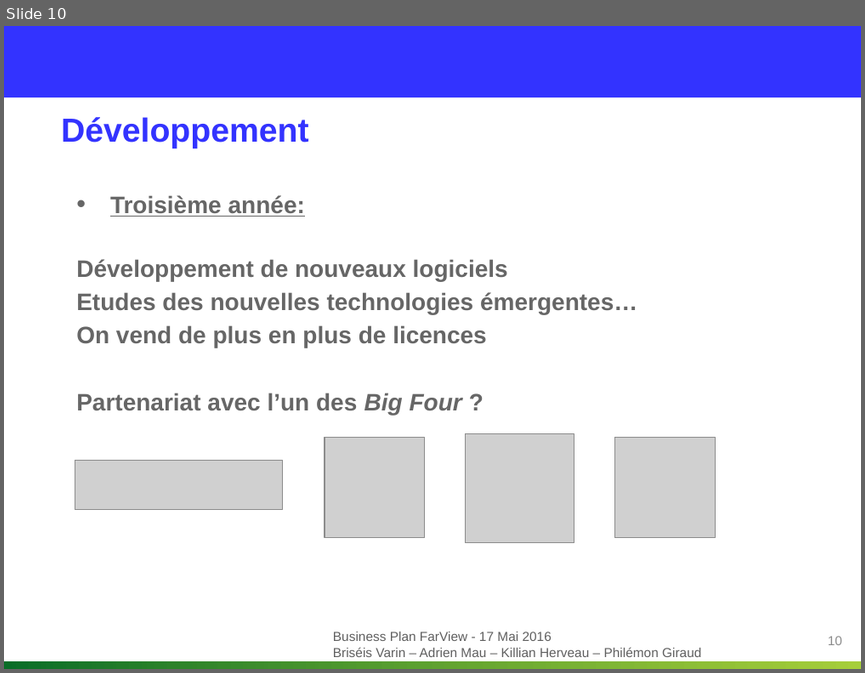
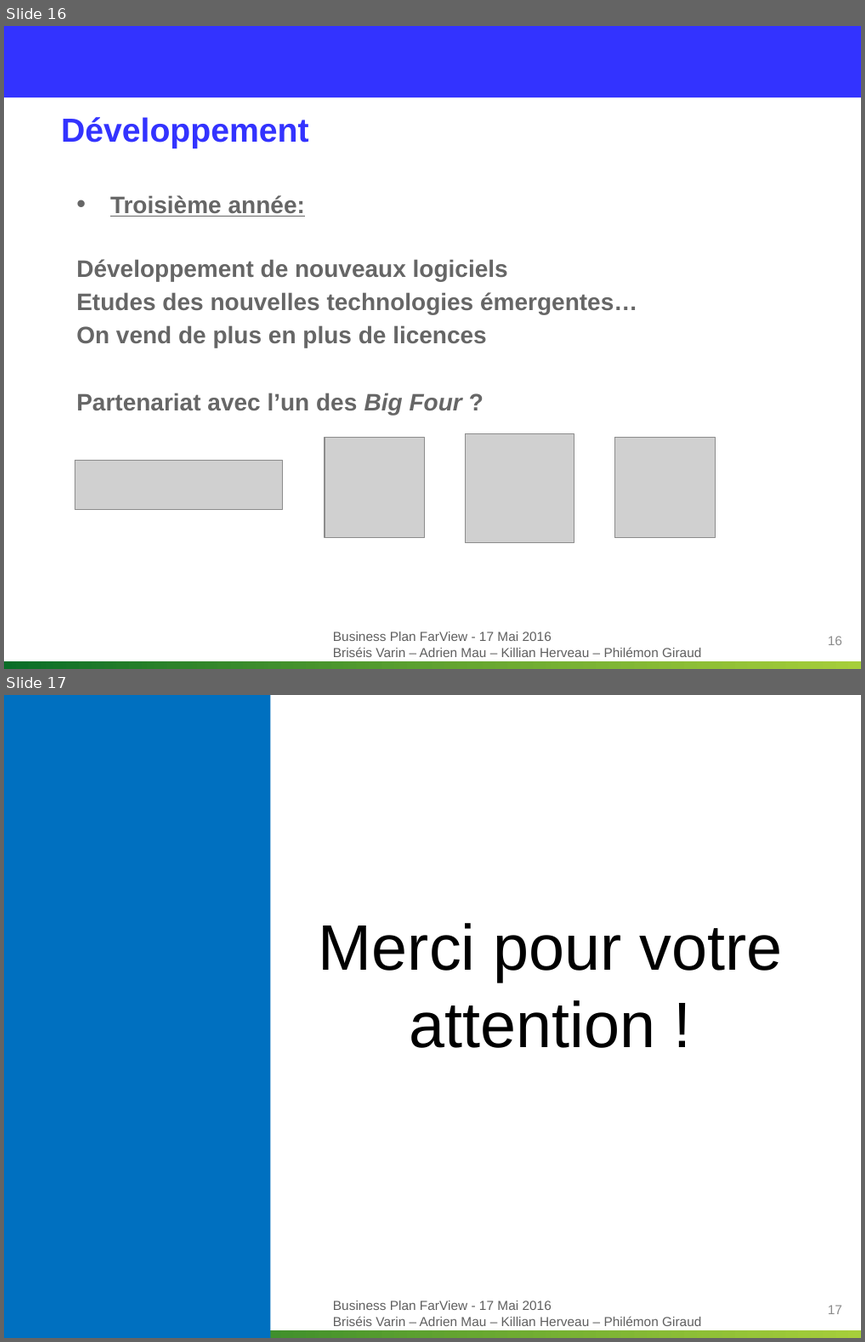
Before and after one commit to Killian-Herveau/PIMS, a slide deck: OppAffaire/Présentation orale/Partie Philémon.pptx. Shown one above the other, each under a label of ours: slide 10 before the commit, slides 16 and 17 after it. The pictures are 865x673 and 865x1342 pixels, drawn with LibreOffice and Linux fonts; fonts in the diff are those of the drawing; grey boxes stand for pictures; background and template pictures are left out. Boxes give left, top, right and bottom in pixels: in the first picture for what was removed or moved away, otherwise in the second. Text is boxed around its words. In the diff, an @@ line names an element or a change of style, - is before the commit and + after.

```diff
--- a/OppAffaire/Présentation orale/Partie Philémon.pptx
+++ b/OppAffaire/Présentation orale/Partie Philémon.pptx
@@ slide 17 added at [4, 695, 861, 1338], background #FFFFFF; not listed: 2 template elements that a slide beside it also shows @@
@@ rectangle added at [4, 695, 270, 1338], fill #0070C0 @@
@@ text added at [318, 923, 783, 1048], 54 pt, text #000000 @@
+Merci pour votre attention !
@@ page number added at [828, 1304, 842, 1314], 11 pt, text #8C8C8C @@
+17
@@ what was slide 10 is now slide 16 @@
@@ page number at [828, 635, 842, 645]: text changed @@
-10
+16
```
Also in this commit, not shown: 4 slides changed, 7 other slides added, 2 slides removed.
